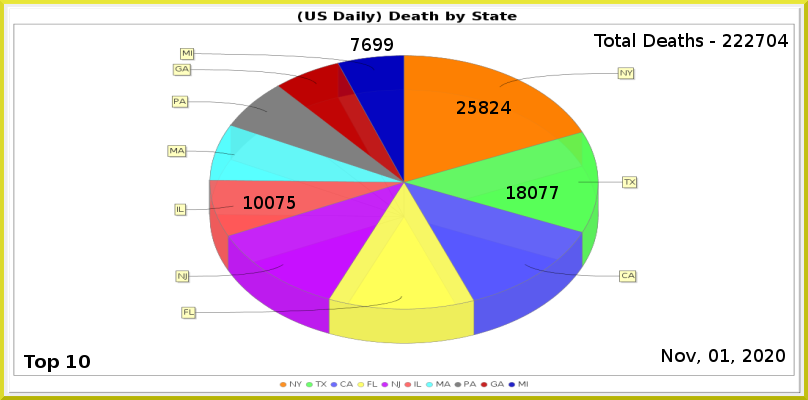
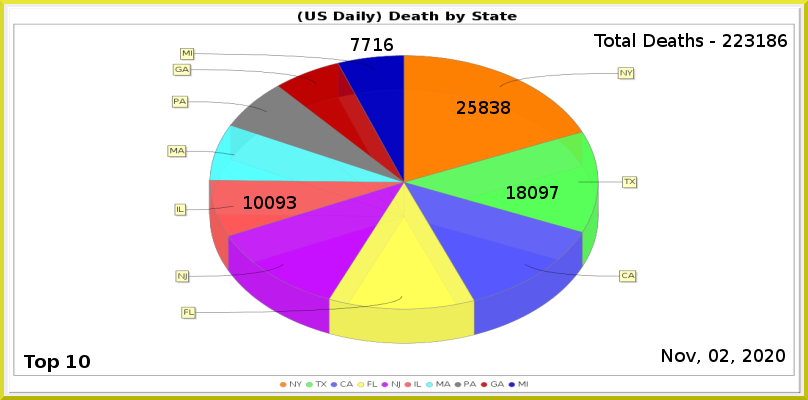
Layers edited between the first and the second (808, 400) image:
painted on "Least" over <box>362,38,393,51</box>
painted on "6" over <box>276,196,296,209</box>
painted on "2" over <box>539,186,548,199</box>
painted on "1" over <box>490,101,511,114</box>
renamed "Total Deaths - 222704" to "Total Deaths - 223186", painted on it over <box>745,34,788,47</box>
painted on "Current Date" over <box>720,349,729,362</box>
painted on "Death_by_State.png" over <box>167,48,638,343</box>
